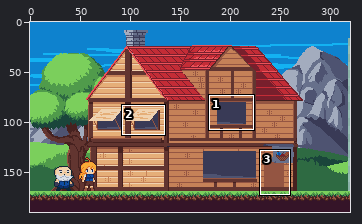
Pixel-art file: Sprites/HomeTown-House2.aseprite. Above: a wide view before the commit, with the close-up outlined.
Close-up. Earlier state:
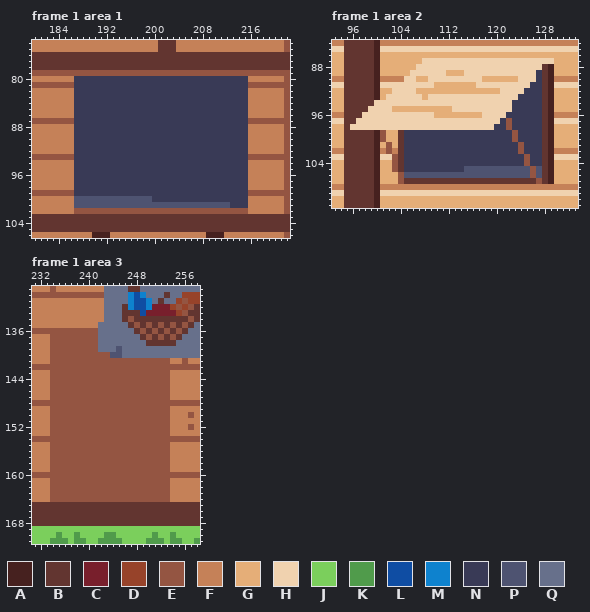
320x190 pixels, 2 frames. Shown: frame 1 area 1: x 180..222, y 74..106; frame 1 area 2: x 93..133, y 84..111; frame 1 area 3: x 231..258, y 129..171. The commit also changed other frames or places, which this record leaves out.
Visible layers, top first: "player scale", "decor", "house", "chimney", "Layer 5".
Palette (. is transparent): A #46211f  B #623530  C #781f2c  D #97432a  E #945542  F #c58158  G #e5ae78  H #f0d2af  J #7bcf5c  K #509b4b  L #0f4da3  M #0e82ce  N #393a56  P #4e5371  Q #67708b
Pixels before, frame 1 area 1, first column x 180:
 74 FFFFFFFFFFFFFFFFFFFFFBBBFFFFFFFFFFFFFFFFFFE
 75 FFFFFFFFFFFFFFFFFFFFFBBBFFFFFFFFFFFFFFFFFFE
 76 BBBBBBBBBBBBBBBBBBBBBBBBBBBBBBBBBBBBBBBBBBB
 77 BBBBBBBBBBBBBBBBBBBBBBBBBBBBBBBBBBBBBBBBBBB
 78 BBBBBBBBBBBBBBBBBBBBBBBBBBBBBBBBBBBBBBBBBBB
 79 EEEEEEEEEEEEEEEEEEEEEEEEEEEEEEEEEEEEEEEEEEE
 80 FFFFFFFNNNNNNNNNNNNNNNNNNNNNNNNNNNNNFFFFFFE
 81 EEEEEEENNNNNNNNNNNNNNNNNNNNNNNNNNNNNEEEEEEE
 82 FFFFFFFNNNNNNNNNNNNNNNNNNNNNNNNNNNNNFFFFFFE
 83 FFFFFFFNNNNNNNNNNNNNNNNNNNNNNNNNNNNNFFFFFFE
 84 FFFFFFFNNNNNNNNNNNNNNNNNNNNNNNNNNNNNFFFFFFE
 85 FFFFFFFNNNNNNNNNNNNNNNNNNNNNNNNNNNNNFFFFFFE
 86 FFFFFFFNNNNNNNNNNNNNNNNNNNNNNNNNNNNNFFFFFFE
 87 EEEEEEENNNNNNNNNNNNNNNNNNNNNNNNNNNNNEEEEEEE
 88 FFFFFFFNNNNNNNNNNNNNNNNNNNNNNNNNNNNNFFFFFFE
 89 FFFFFFFNNNNNNNNNNNNNNNNNNNNNNNNNNNNNFFFFFFE
 90 FFFFFFFNNNNNNNNNNNNNNNNNNNNNNNNNNNNNFFFFFFE
 91 FFFFFFFNNNNNNNNNNNNNNNNNNNNNNNNNNNNNFFFFFFE
 92 FFFFFFFNNNNNNNNNNNNNNNNNNNNNNNNNNNNNFFFFFFE
 93 EEEEEEENNNNNNNNNNNNNNNNNNNNNNNNNNNNNEEEEEEE
 94 FFFFFFFNNNNNNNNNNNNNNNNNNNNNNNNNNNNNFFFFFFE
 95 FFFFFFFNNNNNNNNNNNNNNNNNNNNNNNNNNNNNFFFFFFE
 96 FFFFFFFNNNNNNNNNNNNNNNNNNNNNNNNNNNNNFFFFFFE
 97 FFFFFFFNNNNNNNNNNNNNNNNNNNNNNNNNNNNNFFFFFFE
 98 FFFFFFFNNNNNNNNNNNNNNNNNNNNNNNNNNNNNFFFFFFE
 99 EEEEEEENNNNNNNNNNNNNNNNNNNNNNNNNNNNNEEEEEEE
100 FFFFFFFPPPPPPPPPPPPPNNNNNNNNNNNNNNNNFFFFFFE
101 FFFFFFFPPPPPPPPPPPPPPPPPPPPPPPPPPNNNFFFFFFE
102 FFFFFFFEEEEEEEEEEEEEEEEEEEEEEEEEEEEEFFFFFFE
103 BBBBBBBBBBBBBBBBBBBBBBBBBBBBBBBBBBBBBBBBBBB
104 BBBBBBBBBBBBBBBBBBBBBBBBBBBBBBBBBBBBBBBBBBB
105 BBBBBBBBBBBBBBBBBBBBBBBBBBBBBBBBBBBBBBBBBBB
106 FFFFFFFFFFAAAFFFFFFFFFFFFFFFFAAAFFFFFFFFFFE
Pixels before, frame 1 area 2, first column x 93:
 84 FFBBBBBAFFFFFFFFFFFFFFFFFFFFFFFFFFFFFFFFF
 85 HHBBBBBAHHHHHHHHHHHHHHHHHHHHHHHHHHHHHHHHH
 86 GGBBBBBAGGGGGGGGGGGGGGGGGGGGGGGGGGGGGGGGG
 87 GGBBBBBAGGGGGGGHHHHHHHHHHHHHHHHHHHHHHGGGG
 88 GGBBBBBAGGGGGGHHHHHHHHHHHHHHHHHHHHHBAGGGG
 89 GGBBBBBAGGGGGHHHHHHGGGHHHHHHHHHHHHNBAGGGG
 90 FFBBBBBAFFFFHHGGHHHHHHHHHGGGGGGHHHNBAFFFF
 91 HHBBBBBAHHHHHHHHHGGGGGGGHHHHHHHHHNNBAHHHH
 92 GGBBBBBAGGHHHHGGGGGGGGGGGGGGHHHHNNNBAGGGG
 93 GGBBBBBAGHHHHHHGHHHHHHHHHHHHHHHNNNNBAGGGG
 94 GGBBBBBHHHHHHHHHHHHHHHHHHHHHHHNNNNNBAGGGG
 95 GGBBBBHHHHGGGGGGGGGGHHHHHHHHHHNNNNNBAGGGG
 96 FFBBBHHHHHHHHHHHHGGGGGGGGHHHHNNNNNNBAFFFF
 97 HHBBHHHHHHHHHHHHHHHHHHHHHHHHNENNNNNBAHHHH
 98 GGBHHHHHHHHHHHHHHHHHHHHHHHHNNENNNNNBAGGGG
 99 GGBBBBBAEGGBNNNNNNNNNNNNNNNNNNENNNNBAGGGG
100 GGBBBBBAEGGBNNNNNNNNNNNNNNNNNNENNNNBAGGGG
101 GGBBBBBAGEGBNNNNNNNNNNNNNNNNNNNENNNBAGGGG
102 FFBBBBBAFEFBNNNNNNNNNNNNNNNNNNNENNNBAFFFF
103 HHBBBBBAHHEBNNNNNNNNNNNNNNNNNNNNENNBAHHHH
104 GGBBBBBAGGEBNNNNNNNNNNNNNNNNNNNNENNBAGGGG
105 GGBBBBBAGGEBNNNNNNNNNNPPPPPPPPPPPEPBAGGGG
106 GGBBBBBAGGGEPPPPPPPPPPPPPPPPPPPPPEPBAGGGG
107 GGBBBBBAGGGEBBBBBBBBBBBBBBBBBBBBBBEBAGGGG
108 FFBBBBBAFFFFFFFFFFFFFFFFFFFFFFFFFFFFFFFFF
109 HHBBBBBAHHHHHHHHHHHHHHHHHHHHHHHHHHHHHHHHH
110 GGBBBBBAGGGGGGGGGGGGGGGGGGGGGGGGGGGGGGGGG
111 GGBBBBBAGGGGGGGGGGGGGGGGGGGGGGGGGGGGGGGGG
Pixels before, frame 1 area 3, first column x 231:
129 FFFEFFFFFFFFQQQQBBQQQQQQQQQQ
130 EEEEEEEEEEEEQQQQMLMQQQBQQDDD
131 FFFFFFFFFFFFQQQQMLLMQBQQDEDD
132 FFFFFFFFFFFFQQQBMLLMCCCDEDEB
133 FFFFFFFFFFFFQQQBBBLCCCCCDEBB
134 FFFFFFFFFFFFQQQBEBBBBBBBBBEB
135 FFFFFFFFFFFQQQQQBEBEBEBEBEBQ
136 EEEEEEEEEEEQQQQQQBEBEBEBEBQQ
137 FFFEEEEEEEEQQQQQQQBEBEBEBQQQ
138 FFFEEEEEEEEQQQQQQQQBBBBBQQQQ
139 FFFEEEEEEEEQQQPQQQQQQQQQQQQQ
140 FFFEEEEEEEEEEPPQQQQQQQQQQQQQ
141 FFFEEEEEEEEEEEEEEEEEEEEFFEFF
142 EEEEEEEEEEEEEEEEEEEEEEEEEEEE
143 FFFEEEEEEEEEEEEEEEEEEEEFFFFF
144 FFFEEEEEEEEEEEEEEEEEEEEFFFFF
145 FFFEEEEEEEEEEEEEEEEEEEEFFFFF
146 FFFEEEEEEEEEEEEEEEEEEEEFFFFF
147 FFFEEEEEEEEEEEEEEEEEEEEFFFFF
148 EEEEEEEEEEEEEEEEEEEEEEEEEEEE
149 FFFEEEEEEEEEEEEEEEEEEEEFFFFF
150 FFFEEEEEEEEEEEEEEEEEEEEFFFEF
151 FFFEEEEEEEEEEEEEEEEEEEEFFFFF
152 FFFEEEEEEEEEEEEEEEEEEEEFFFEF
153 FFFEEEEEEEEEEEEEEEEEEEEFFFFF
154 EEEEEEEEEEEEEEEEEEEEEEEEEEEE
155 FFFEEEEEEEEEEEEEEEEEEEEFFFFF
156 FFFEEEEEEEEEEEEEEEEEEEEFFFFF
157 FFFEEEEEEEEEEEEEEEEEEEEFFFFF
158 FFFEEEEEEEEEEEEEEEEEEEEFFFFF
159 FFFEEEEEEEEEEEEEEEEEEEEFFFFF
160 EEEEEEEEEEEEEEEEEEEEEEEEEEEE
161 FFFEEEEEEEEEEEEEEEEEEEEFFFFF
162 FFFEEEEEEEEEEEEEEEEEEEEFFFFF
163 FFFEEEEEEEEEEEEEEEEEEEEFFFFF
164 FFFEEEEEEEEEEEEEEEEEEEEFFFFF
165 BBBBBBBBBBBBBBBBBBBBBBBBBBBB
166 BBBBBBBBBBBBBBBBBBBBBBBBBBBB
167 BBBBBBBBBBBBBBBBBBBBBBBBBBBB
168 BBBBBBBBBBBBBBBBBBBBBBBBBBBB
169 JJJJJJJJJJJJJJJJJJJJJJJJJJJJ
170 JJJJKJJKJJJJKKJJJJJJKJJKJJJJ
171 JJJKKKJKKJJKKKKJJJJKKKJKKJJK
After the commit:
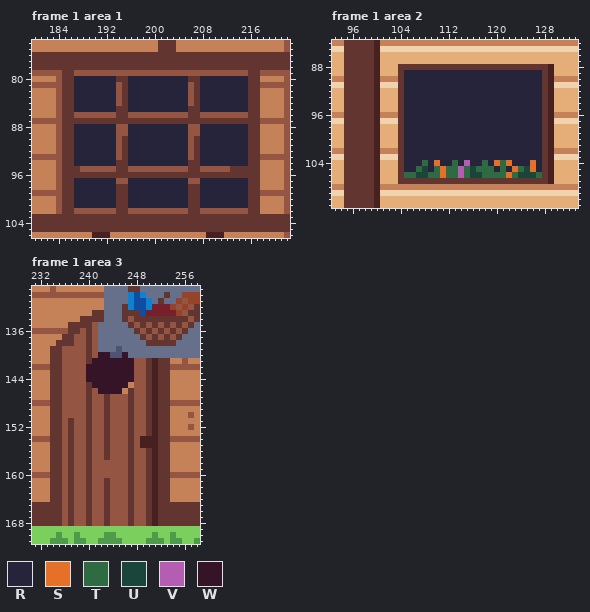
Colours new in this view: R #26243a  S #e57028  T #2e6a42  U #1a453b  V #b45eb3  W #351428
From the commit log: finished second house
Changes in this commit:
Changed rows in their new state; - is an unchanged pixel.
Frame 1 area 1, layers "decor", "house":
first column x 184:
 79 -BB-----------------------------BB
 80 EBBRRRRRRRBBRRRRRRRRRRBBRRRRRRRRBB
 81 -BBRRRRRRREBRRRRRRRRRREBRRRRRRRRBB
 82 EBBRRRRRRREBRRRRRRRRRREBRRRRRRRRBB
 83 EBBRRRRRRREBRRRRRRRRRREBRRRRRRRRBB
 84 EBBRRRRRRREBRRRRRRRRRREBRRRRRRRRBB
 85 EBBRRRRRRRBBRRRRRRRRRRBBRRRRRRRRBB
 86 EBBEEEEEEEBBEEEEEEEEEEBBEEEEEEEEBB
 87 -BBBBBBBBBBBBBBBBBBBBBBBBBBBBBBBBB
 88 EBBRRRRRRREERRRRRRRRRREERRRRRRRRBB
 89 EBBRRRRRRREERRRRRRRRRREERRRRRRRRBB
 90 EBBRRRRRRREBRRRRRRRRRREBRRRRRRRRBB
 91 EBBRRRRRRREBRRRRRRRRRREBRRRRRRRRBB
 92 EBBRRRRRRREBRRRRRRRRRREBRRRRRRRRBB
 93 -BBRRRRRRREBRRRRRRRRRREBRRRRRRRRBB
 94 EBBRRRRRRRBBRRRRRRRRRRBBRRRRRRRRBB
 95 EBBBEEEEEEBBEEEEEEEEEEBBEEEEEBBBBB
 96 EBBBBBBBBBBBBBBBBBBBBBBBBBBBBBBBBB
 97 EBBRRRRRRREERRRRRRRRRREERRRRRRRRBB
 98 EBBRRRRRRRBBRRRRRRRRRRBBRRRRRRRRBB
 99 -BBRRRRRRRBBRRRRRRRRRRBBRRRRRRRRBB
100 EBBRRRRRRRBBRRRRRRRRRRBBRRRRRRRRBB
101 EBBRRRRRRRBBRRRRRRRRRRBBRRRRRRRRBB
102 EBB-------BB----------BB--------BB
Frame 1 area 2, layer "decor":
first column x 96:
 87 ------------GGGGGGGGGGGGGGGGGGGGGG
 88 --------BBBBBBBBBBBBBBBBBBBBBBBB--
 89 --------BRRRRRRRRRRRRRRRRRRRRRRR--
 90 --------BRRRRRRRRRRRRRRRRRRRRRRR--
 91 --------BRRRRRRRRRRRRRRRRRRRRRRR--
 92 -------GBRRRRRRRRRRRRRRRRRRRRRRR--
 93 ------GGBRRRRRRRRRRRRRRRRRRRRRRR--
 94 ----AGGGBRRRRRRRRRRRRRRRRRRRRRRR--
 95 ---BAGG-BRRRRRRRRRRRRRRRRRRRRRRR--
 96 --BBAFFFBRRRRRRRRRRRRRRRRRRRRRRR--
 97 -BBBA---BRRRRRRRRRRRRRRRRRRRRRRR--
 98 BBBBAGGGBRRRRRRRRRRRRRRRRRRRRRRR--
 99 -----G---RRRRRRRRRRRRRRRRRRRRRRR--
100 -----G---RRRRRRRRRRRRRRRRRRRRRRR--
101 ------G--RRRRRRRRRRRRRRRRRRRRRRR--
102 ------F--RRRRRRRRRRRRRRRRRRRRRRR--
103 -------H-RRRRRRRRRRRRRRRRRRRRRRR--
104 -------G-RRRTRSRRTRVRRTRSTSRRRSR--
105 -------G-RRTURTSTTVTUTTTRTRSTUSR--
106 --------BTTUUTTSTTVTUUTTTTSTUUUT--
107 --------B----------------------B--
Frame 1 area 3, layer "house":
first column x 234:
133 -------BB-----------
134 -----BBBB-----------
135 ---BBBBE------------
136 ---BB-B-------------
137 FFBB--B-------------
138 FBBB--B-------------
139 BB----B-------------
140 BB----B-WW--W-------
141 BB----BWWWWWWW--BABB
142 BB----WWWWWWWW--BABB
143 BB----WWWWWWWW--BABB
144 BB----WWWWWWWW--BABB
145 BB----BWWWWWWF--BABB
146 BB----B-WWWWFB--BABB
147 BB----B--B---B--BABB
148 BB----B--B---B--BABB
149 BB----B--B---B--BABB
150 BB----B--B---B--BABB
151 BB-B--B--B---B--BABB
152 BB-B--B--B---B--BABB
153 BB-B--B--B---B--BABB
154 BB-B--B--B---B-AAABB
155 BB-B--B--B---B-AAABB
156 BB-B--B--B---B--BABB
157 BB-B--B--B---B--BABB
158 BB-B--B------B--BABB
159 BB-B--B------B--BABB
160 BB-B--B------B--BABB
161 BB-B--B--B---B--BABB
162 BB-B--B--B---B--BABB
163 BB-B--B--B---B--BABB
164 BB-B--B--B---B--BABB
165 --E-EE-EE-EEE-EE-A--
166 --E-EE-EE-EEE-EE-A--
167 --E-EE-EE-EEE-EE-A--
168 --E-EE-EE-EEE-EE-A--
Where, in picture pixels (left, top, right, bottom), the same in both close-ups:
changed: (56, 70, 260, 214)
changed: (350, 58, 554, 184)
changed: (50, 310, 170, 526)
